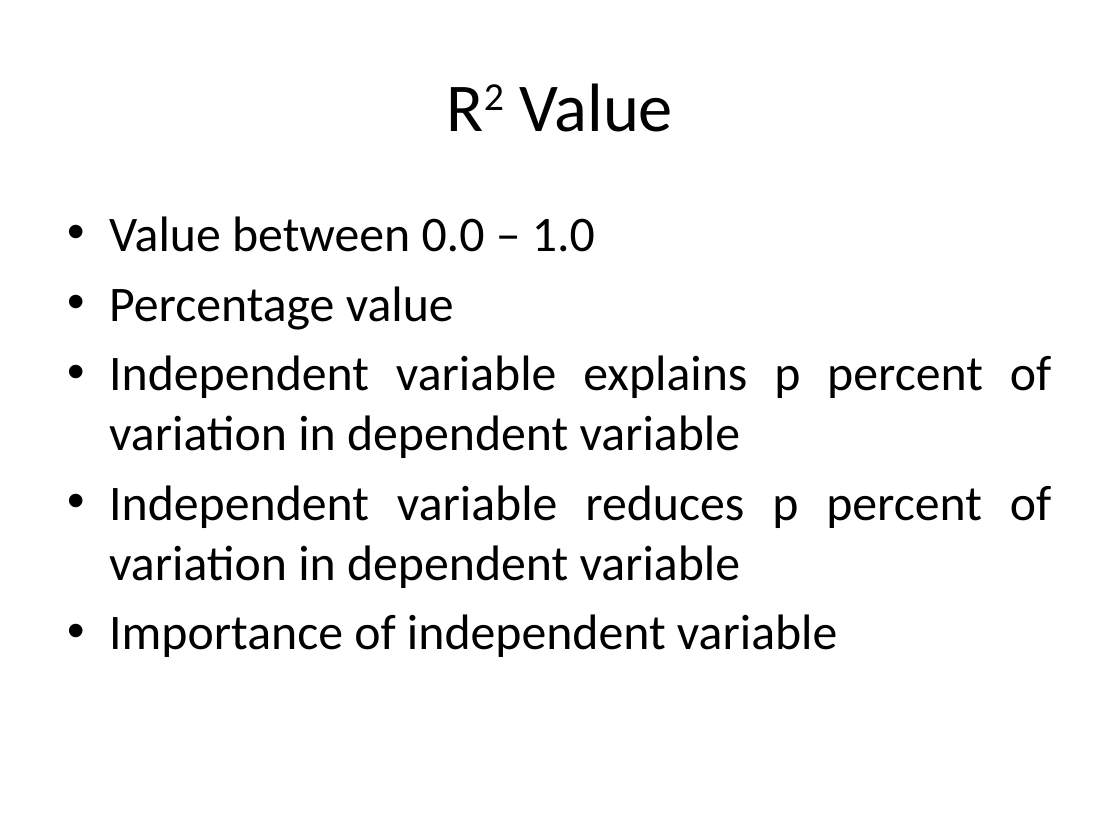
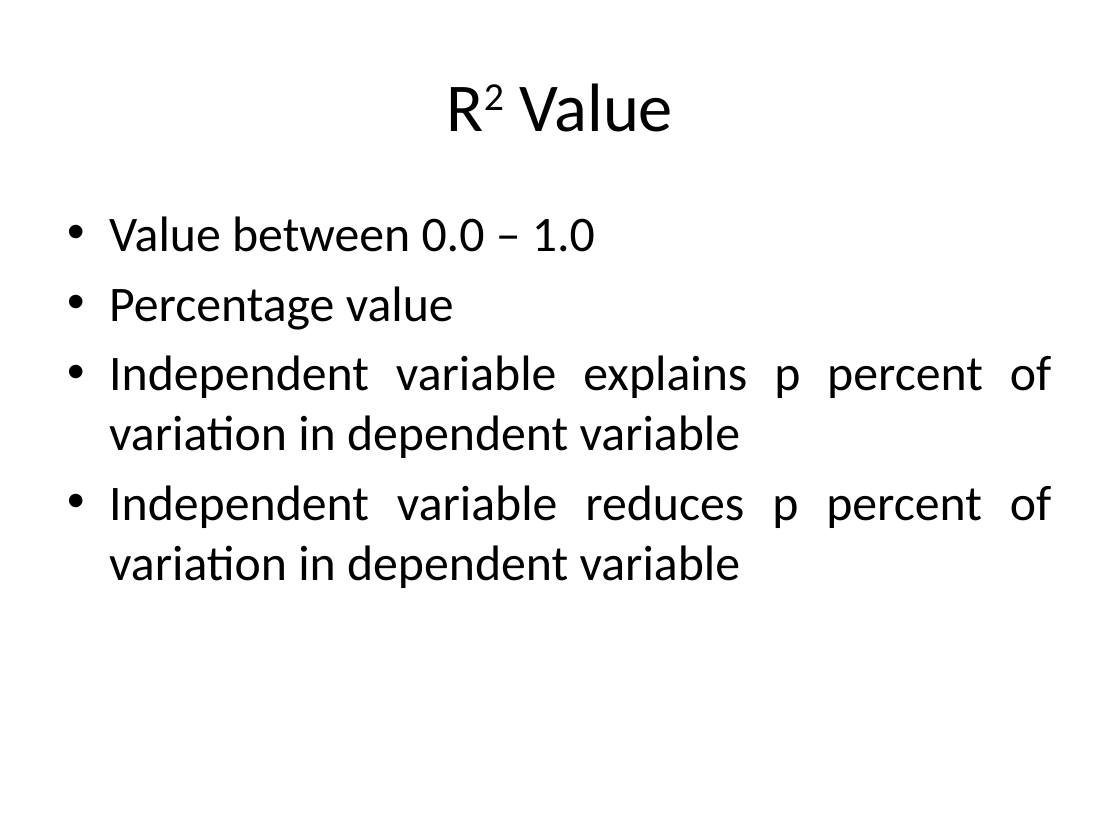
Before and after one commit to look4pritam/ArtificialIntelligence, a slide deck: slide 15 of MachineLearning/LinearRegression/LinearRegression.pptx. Drawn at 1120x840 pixels with LibreOffice and Linux fonts; fonts in the diff are those of the drawing. Boxes give left, top, right and bottom in pixels: in the first picture for what was removed or moved away, otherwise in the second. Text is boxed around its words. In the diff, an @@ line names an element or a change of style, - is before the commit and + after.

```diff
--- a/MachineLearning/LinearRegression/LinearRegression.pptx
+++ b/MachineLearning/LinearRegression/LinearRegression.pptx
@@ text at (109,614,837,657): paragraph removed @@
-• Importance of independent variable
```
Also in this commit, not shown: 6 other slides changed.
